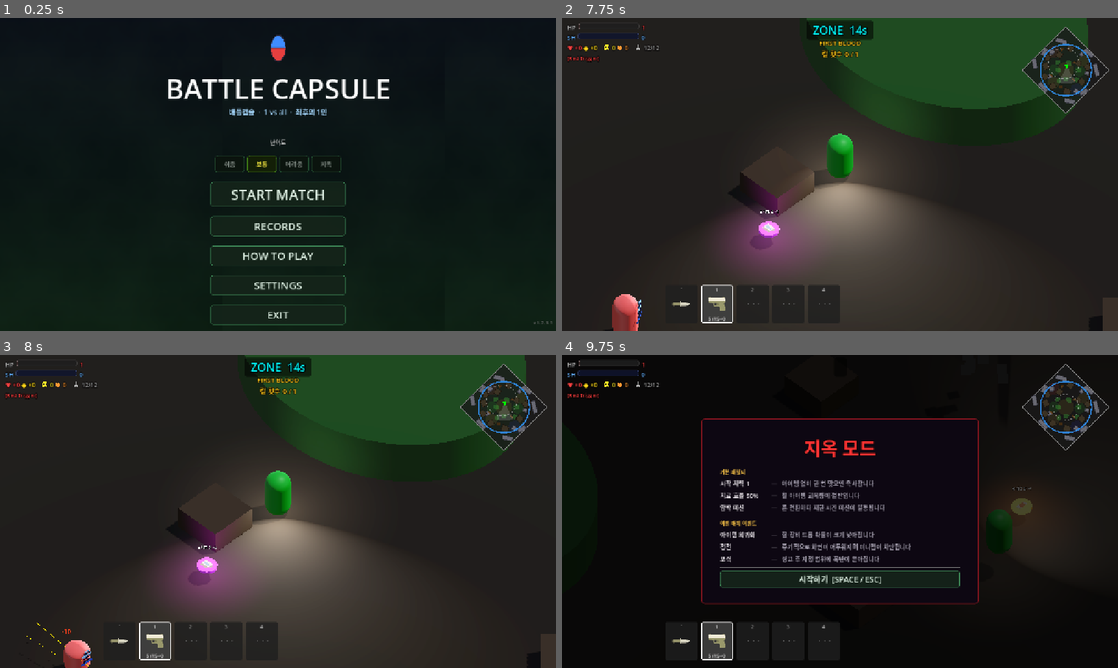
Above: before the commit, frames 1-4 (two rows, left to right).
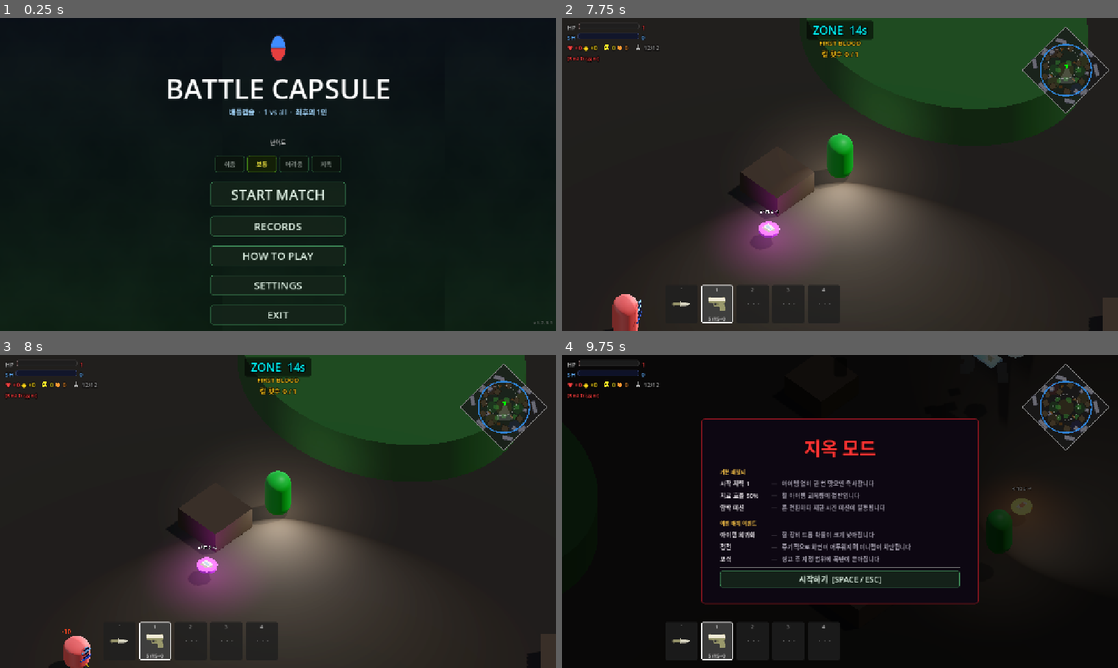
Above: after the commit, the same moments.

Repository: Kyulhee/battle-capsule
Game: Godot game, scene res://src/Main.tscn
Same seed, same stepped clock (60 frames per second), same inputs: the game is played once before the commit and once after it.
Inputs (mouse positions are in pixels of both pictures, inside the frame that each line leads up to):
- Up to frame 1 (0.25 s): no input
- Up to frame 2 (7.75 s): click "쉬움" at 0.5 s; click "보통" at 1.25 s; click "어려움" at 2 s; click "쉬움" at 2.75 s; click "지옥" at 3.5 s; click "START MATCH" at 4.25 s; click "START MATCH" at 5 s; click "RECORDS" at 5.75 s; click "선택" at 6.5 s; click "시작하기 [SPACE / ESC]" at 7.25 s
- Up to frame 3 (8 s): no input
- Up to frame 4 (9.75 s): tap Enter at 8 s; move the mouse to (962, 495) at 8.02 s; hold D (ui_right) 8.03-8.78 s; tap Q (heal) at 8.1, 9.05 s; click (962, 495) at 8.17 s; tap Space at 8.27, 9.02 s; move the mouse to (728, 527) at 8.77 s; hold S (ui_down) 8.78-9.5 s; click (728, 527) at 8.85 s; click "RESTART" at 9.5 s

Frames 1-2 are identical in both runs. In frame 3, 0.3% of the frame differs, in the area x 4-17%, y 85-100%; in frame 4, 0.1%.

Commit message:
refactor: split difficulty ui catalog

Diff:
--- a/src/Main.gd
+++ b/src/Main.gd
@@ -15,12 +15,6 @@
 var _diff_tooltip: PanelContainer = null
 var _diff_tooltip_label: Label = null
 var _records_selected_diff: int = 1
-const DIFF_DESCRIPTIONS = [
-	"봇 시야 75%  ·  반응 느림  ·  조준 부정확\n입문용 난이도.",
-	"표준 난이도.",
-	"봇 시야 125%  ·  즉각 반응  ·  정밀 조준\n극한의 도전.",
-	"HP 1 시작  ·  힐 감소  ·  암전 + 폭격\n랜덤 이벤트: 힐추가반감 / 탄막 / 전원적대",
-]
 
 # Hell events
 enum HellModifier { SCARCITY, BARRAGE, ALL_AGGRESSIVE }
@@ -84,6 +78,7 @@
 const HEAL_ADVANCED_ITEM = preload("res://src/items/heal_advanced_pickup.tres")
 const ArtifactCatalogScript = preload("res://src/core/ArtifactCatalog.gd")
 const AssetCatalogScript = preload("res://src/core/AssetCatalog.gd")
+const DifficultyCatalogScript = preload("res://src/core/DifficultyCatalog.gd")
 const GameConfigScript = preload("res://src/core/GameConfig.gd")
 const DebugFlagsScript = preload("res://src/core/DebugFlags.gd")
 const DebugOverlayScript = preload("res://src/ui/DebugOverlay.gd")
@@ -205,7 +200,7 @@
 
 	for i in range(4):
 		var btn = Button.new()
-		btn.text = ["쉬움", "보통", "어려움", "지옥"][i]
+		btn.text = DifficultyCatalogScript.label(i)
 		btn.custom_minimum_size = Vector2(68, 0)
 		btn.add_theme_font_size_override("font_size", 14)
 		btn.pressed.connect(_on_difficulty_btn.bind(i))
@@ -490,10 +485,9 @@
 	vbox.add_child(tabs)
 	vbox.move_child(tabs, scroll_idx)
 
-	const DIFF_LABELS = ["쉬움", "보통", "어려움", "지옥"]
 	for i in range(4):
 		var btn = Button.new()
-		btn.text = DIFF_LABELS[i]
+		btn.text = DifficultyCatalogScript.label(i)
 		btn.custom_minimum_size = Vector2(68, 0)
 		btn.add_theme_font_size_override("font_size", 13)
 		btn.pressed.connect(_on_records_diff_tab.bind(i))
@@ -528,11 +522,10 @@
 	for child in list.get_children(): child.queue_free()
 
 	# Update tab highlights
-	const DIFF_COLORS = [Color(0.3,1.0,0.45), Color(1.0,0.88,0.25), Color(1.0,0.35,0.35), Color(0.75,0.1,1.0)]
 	var tabs = $CanvasLayer/Control/RecordsPanel/VBox.get_node_or_null("DiffTabs")
 	if tabs:
 		for i in range(tabs.get_child_count()):
-			tabs.get_child(i).modulate = DIFF_COLORS[i] if i == _records_selected_diff else Color(0.55, 0.55, 0.55)
+			tabs.get_child(i).modulate = DifficultyCatalogScript.color(i) if i == _records_selected_diff else DifficultyCatalogScript.dim_color()
 
 	if not has_node("/root/Telemetry"): return
 	var tel = get_node("/root/Telemetry")
@@ -1795,7 +1788,7 @@
 
 func _show_diff_tooltip(idx: int):
 	if not _diff_tooltip or idx >= _diff_btns.size(): return
-	_diff_tooltip_label.text = DIFF_DESCRIPTIONS[idx]
+	_diff_tooltip_label.text = DifficultyCatalogScript.description(idx)
 	var gr = _diff_btns[idx].get_global_rect()
 	_diff_tooltip.global_position = Vector2(gr.position.x - 10, gr.end.y + 6)
 	_diff_tooltip.visible = true
@@ -1807,14 +1800,8 @@
 		_pressure_opt_in_check.visible = (difficulty == Difficulty.HARD)
 
 func _update_diff_highlights():
-	const DIFF_COLORS = [
-		Color(0.3, 1.0, 0.45),   # 쉬움 — 초록
-		Color(1.0, 0.88, 0.25),  # 보통 — 노랑
-		Color(1.0, 0.35, 0.35),  # 어려움 — 빨강
-		Color(0.75, 0.1,  1.0),  # 지옥 — 보라
-	]
 	for i in range(_diff_btns.size()):
-		_diff_btns[i].modulate = DIFF_COLORS[i] if i == difficulty else Color(0.55, 0.55, 0.55)
+		_diff_btns[i].modulate = DifficultyCatalogScript.color(i) if i == difficulty else DifficultyCatalogScript.dim_color()
 
 # ─── HELL EVENTS ─────────────────────────────────────────────────────────────
 
--- /dev/null
+++ b/src/core/DifficultyCatalog.gd
@@ -0,0 +1,36 @@
+class_name DifficultyCatalog
+extends RefCounted
+
+static func labels() -> Array[String]:
+	return ["쉬움", "보통", "어려움", "지옥"]
+
+static func descriptions() -> Array[String]:
+	return [
+		"봇 시야 75%  ·  반응 느림  ·  조준 부정확\n입문용 난이도.",
+		"표준 난이도.",
+		"봇 시야 125%  ·  즉각 반응  ·  정밀 조준\n극한의 도전.",
+		"HP 1 시작  ·  힐 감소  ·  암전 + 폭격\n랜덤 이벤트: 힐추가반감 / 탄막 / 전원적대",
+	]
+
+static func colors() -> Array[Color]:
+	return [
+		Color(0.3, 1.0, 0.45),
+		Color(1.0, 0.88, 0.25),
+		Color(1.0, 0.35, 0.35),
+		Color(0.75, 0.1, 1.0),
+	]
+
+static func dim_color() -> Color:
+	return Color(0.55, 0.55, 0.55)
+
+static func label(difficulty: int) -> String:
+	var items = labels()
+	return items[clampi(difficulty, 0, items.size() - 1)]
+
+static func description(difficulty: int) -> String:
+	var items = descriptions()
+	return items[clampi(difficulty, 0, items.size() - 1)]
+
+static func color(difficulty: int) -> Color:
+	var items = colors()
+	return items[clampi(difficulty, 0, items.size() - 1)]
Not shown, changed: docs/ARCHITECTURE.md
Not shown, changed: docs/DEVLOG.md
Not shown, changed: docs/MASTERPLAN.md
